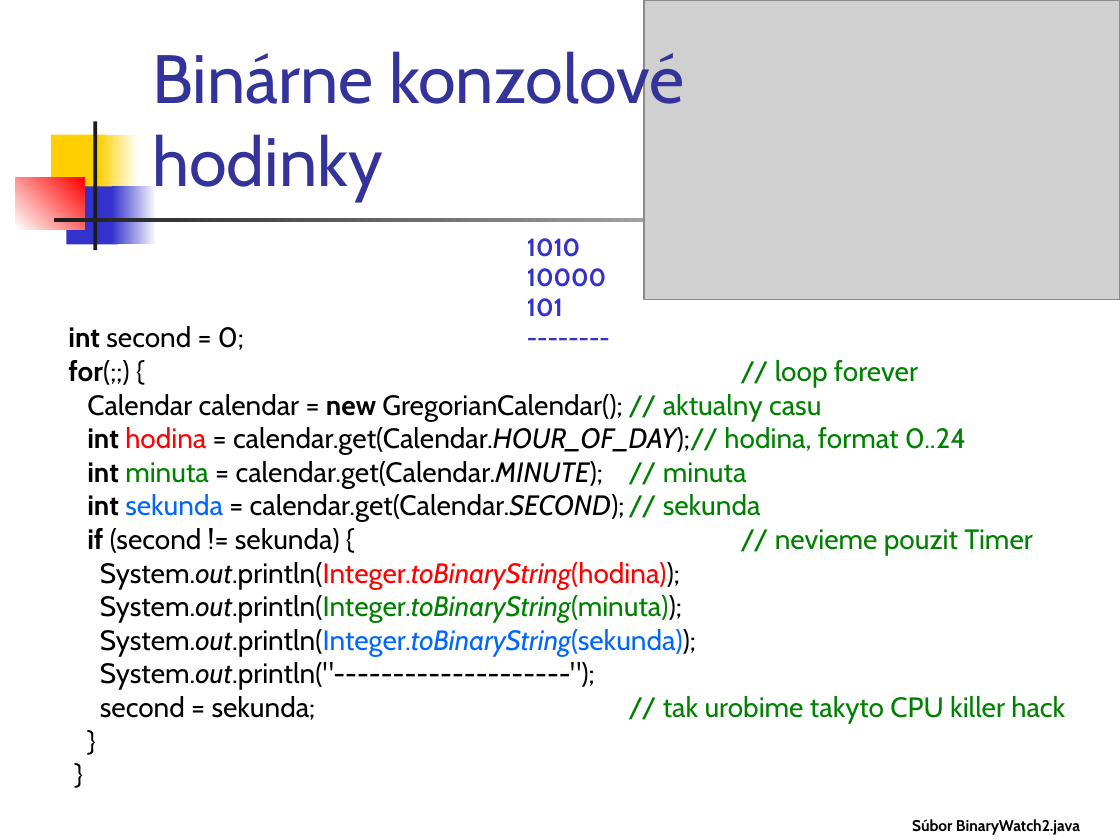
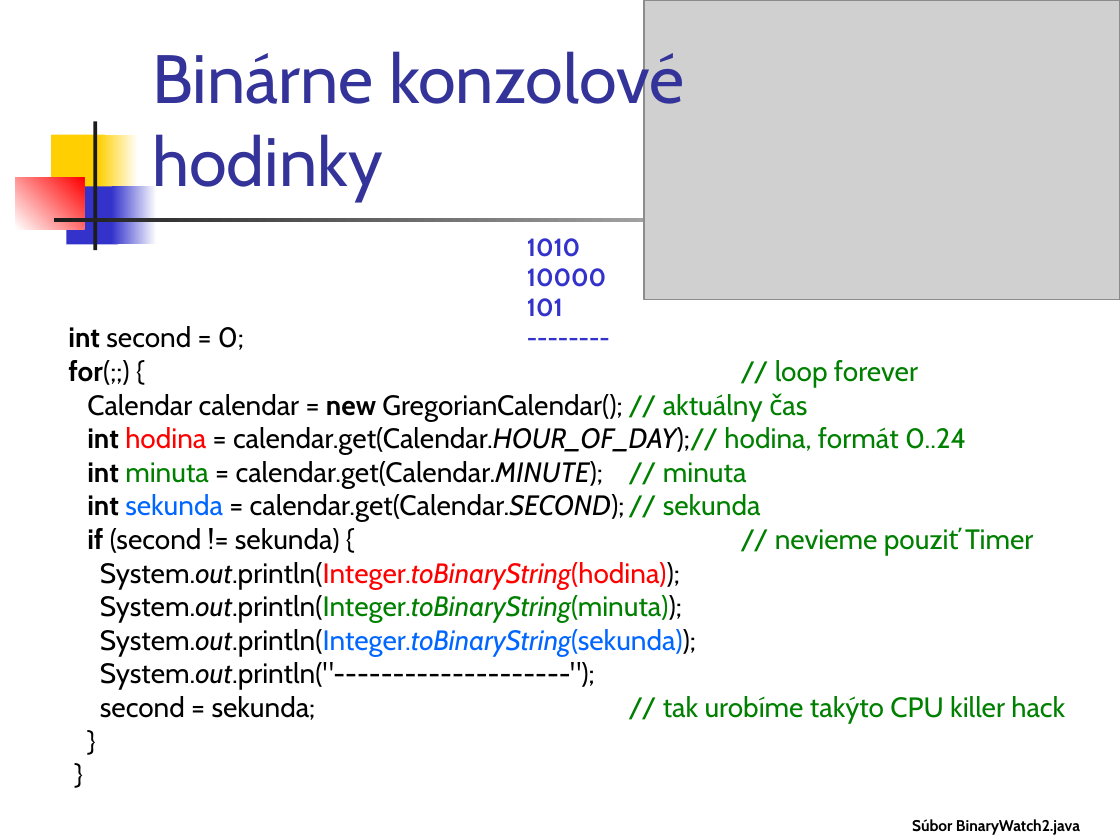
Before and after one commit to Programovanie4/Prednasky, a slide deck: slide 9 of 02/02_java.ppt (slide 6 before the commit). Drawn at 1120x840 pixels with LibreOffice and Linux fonts; fonts in the diff are those of the drawing; grey boxes stand for pictures. Boxes give left, top, right and bottom in pixels: in the first picture for what was removed or moved away, otherwise in the second. Text is boxed around its words. In the diff, an @@ line names an element or a change of style, - is before the commit and + after.

```diff
--- a/02/02_java.ppt
+++ b/02/02_java.ppt
@@ text at (87, 394, 966, 455): text changed @@
-Calendar calendar = new GregorianCalendar(); // aktualny casu
-int hodina = calendar.get(Calendar.HOUR_OF_DAY);// hodina, format 0..24
+Calendar calendar = new GregorianCalendar(); // aktuálny čas
+int hodina = calendar.get(Calendar.HOUR_OF_DAY);// hodina, formát 0..24
@@ text at (87, 528, 1033, 553): text changed @@
-if (second != sekunda) { // nevieme pouzit Timer
+if (second != sekunda) { // nevieme pouziť Timer
@@ text at (100, 696, 1065, 724): text changed @@
-second = sekunda; // tak urobime takyto CPU killer hack
+second = sekunda; // tak urobíme takýto CPU killer hack
```
Also in this commit, not shown: 19 other slides changed, 6 slides added, 1 slide removed, 1 other file.
